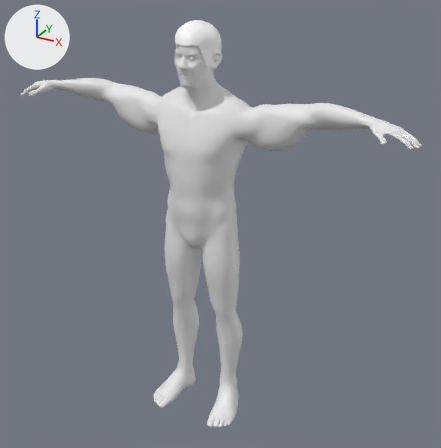
Two versions of the glTF model src/assets/source/parts/body_realistic.glb, one commit apart.
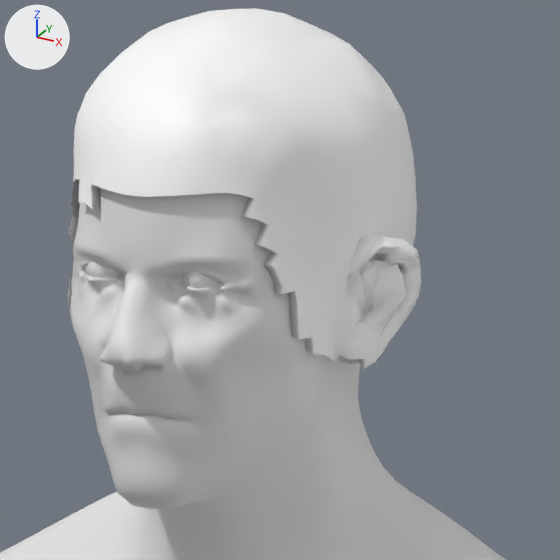
Each version is shown whole from a 50 mm camera at (1.276, -2.164, 2.043) aimed at (0.076, 0.018, 0.952), then close up on the part from 37% to 55% of the width and 4% to 21% of the height. Every picture has the same lights, and +X, +Y and +Z are marked at upper left. The first two pictures are the older version. Vertices at exactly the same position are counted once.

Objects in the first close-up: 'Body', 'Head', 'hair_shells' and 2 more.
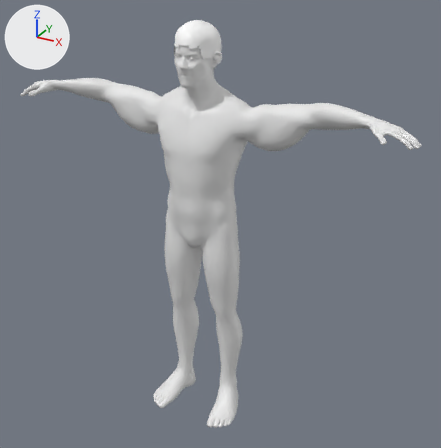
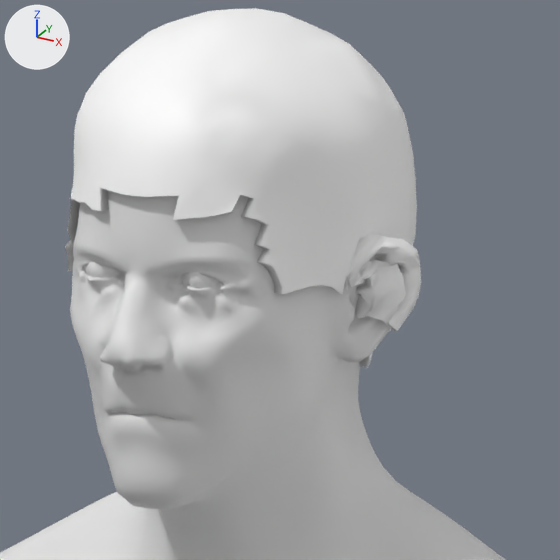
The edits, one by one:
me_hair_shells is used by ob_hair_shells; location (0.0, 0.0, 0.0).
me_hair_shells had 11510 vertices, 21800 faces and spanned x -0.104..0.106, y -0.14..0.068, z 1.637..1.815.
me_hair_shells now has 9620 vertices, 17420 faces and spans x -0.104..0.106, y -0.14..0.068, z 1.633..1.815.
me_hair_shells part 1: 3 vertices moved within x 0.058..0.079, y -0.062..-0.035, z 1.657..1.673; 1110 vertices removed from x 0.066..0.095, y -0.093..-0.027, z 1.638..1.681; 120 vertices added at x -0.042..0.071, y -0.062..0.039, z 1.633..1.673.
me_hair_shells part 2: 7 vertices moved within x -0.078..-0.067, y -0.052..-0.043, z 1.665..1.682; 1090 vertices removed from x -0.092..-0.064, y -0.093..-0.027, z 1.637..1.682; 130 vertices added at x -0.065..-0.018, y -0.137..-0.059, z 1.671..1.725.
me_hair_shells part 3: 60 vertices added at x 0.022..0.062, y -0.137..-0.111, z 1.699..1.725.
me_hair_shells part 4: 3412 kept faces spanning x -0.097..0.101, y -0.14..0.046, z 1.641..1.745 get new vertex colours.

Pixel boxes [x1, y1, x2, y2] of what changed, in the close-ups (560 x 560 px):
'hair_shells', reshaped
    before: [68, 8, 421, 369]
    after: [65, 8, 421, 368]
part 1 of me_hair_shells, cut back (mostly hidden afterwards)
    before: [288, 277, 397, 369]
    after: [359, 352, 373, 368]
part 2 of me_hair_shells, built on (mostly hidden before)
    before: [68, 270, 73, 315]
    after: [65, 179, 109, 271]
part 3 of me_hair_shells, added
    after: [173, 193, 278, 265]
part 4 of me_hair_shells, edited (looks the same)
    both: [69, 164, 412, 331]
